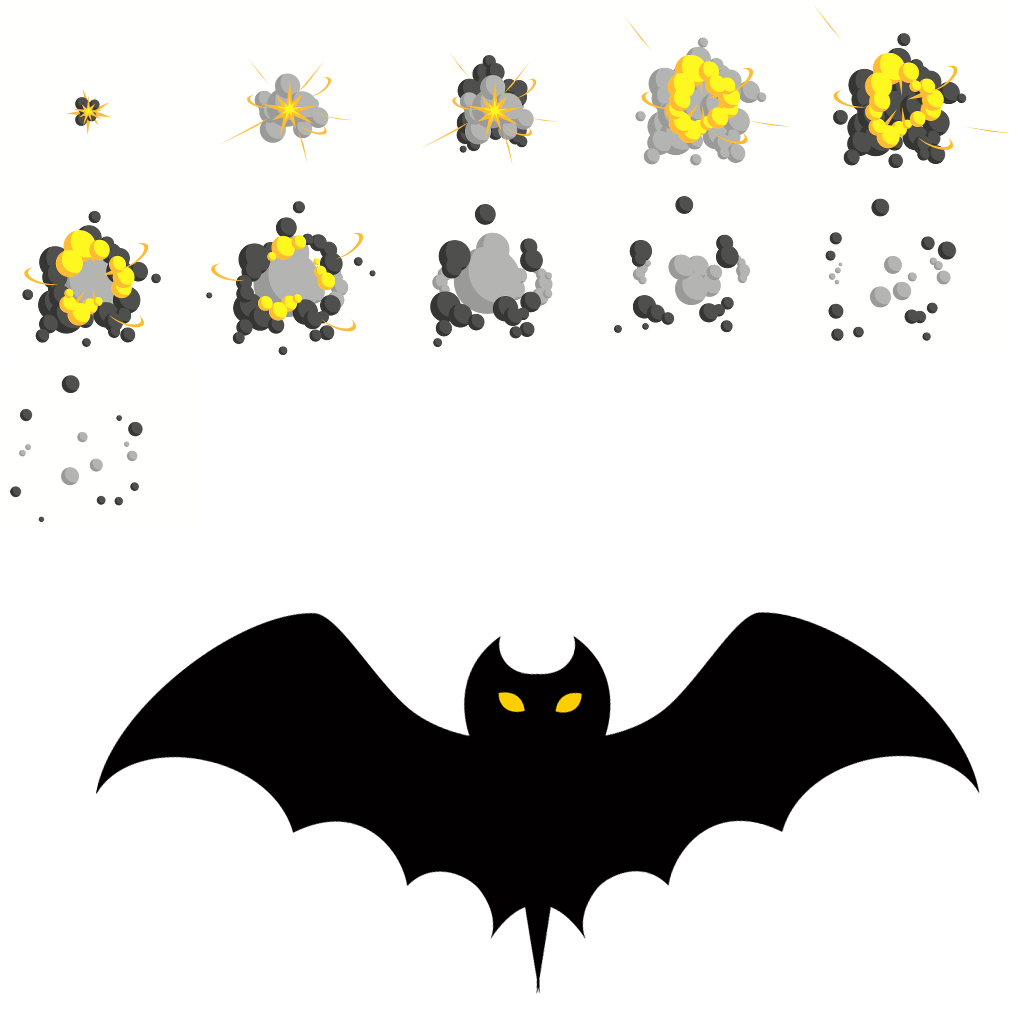
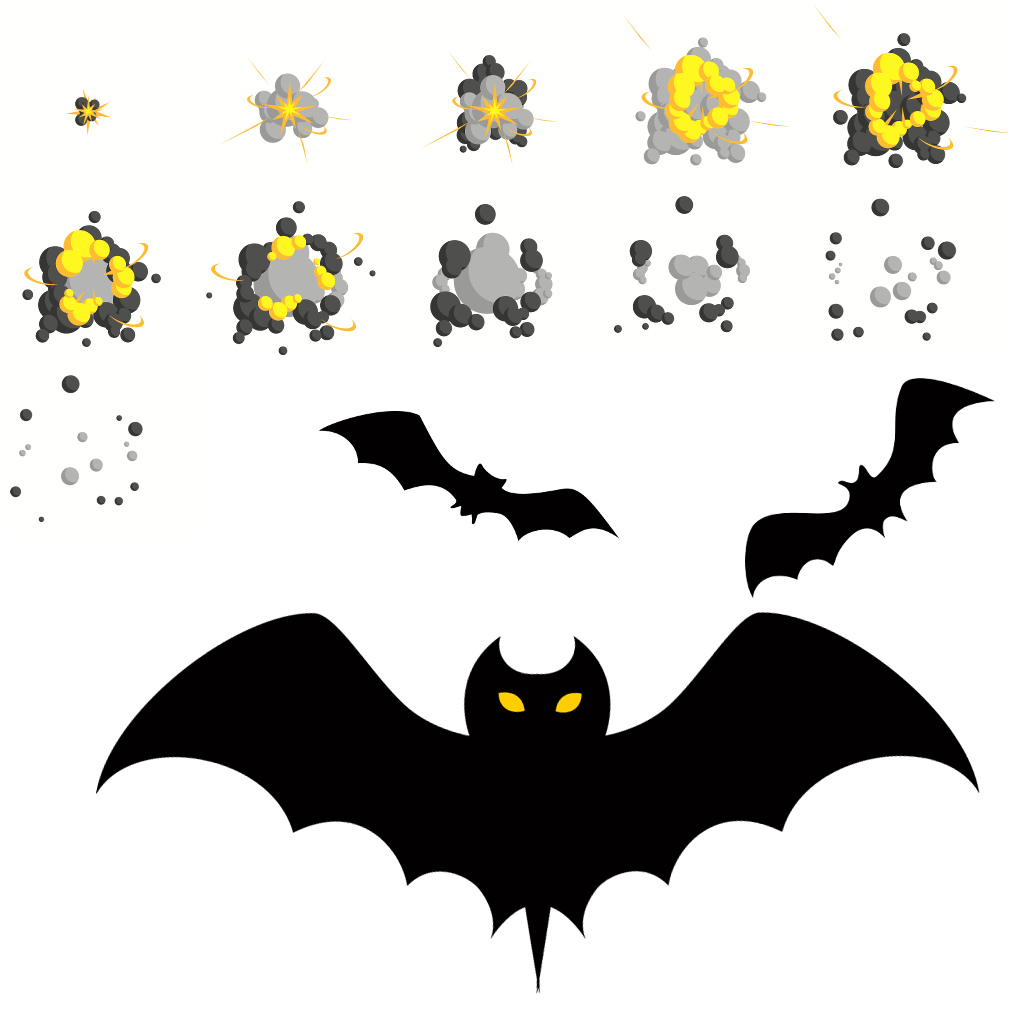
Layer changes from the first w=1024, h=1024 image to the second:
added layer "Dropped Buffer #3" above "Dropped Buffer #2" over bbox(319, 411, 619, 541)
added layer "Dropped Buffer #2" above "Dropped Buffer #1" over bbox(745, 378, 995, 598)
